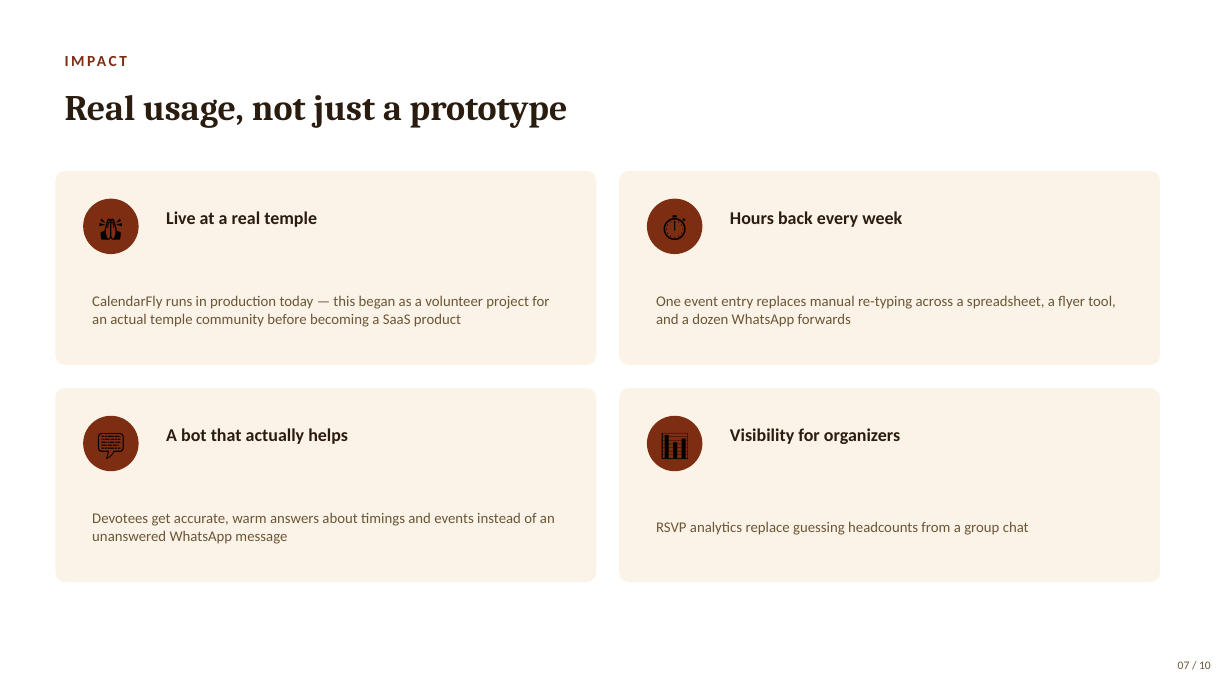
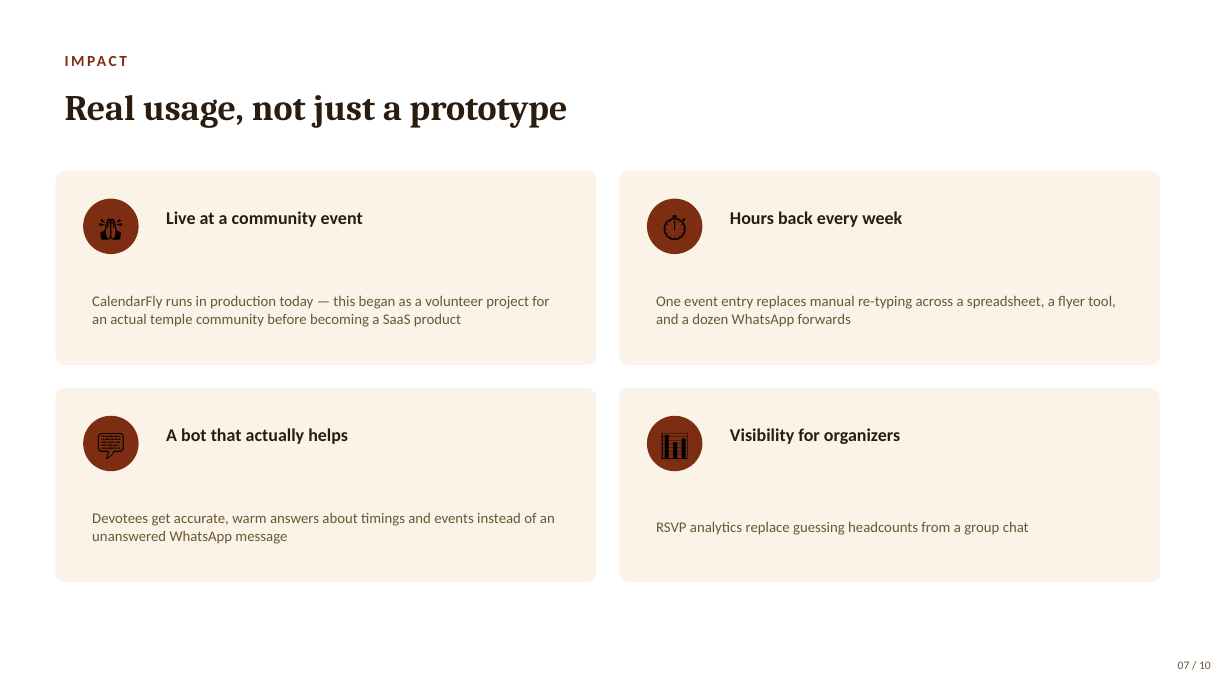
Before and after one commit to Jayasudhaa/CalendarFlyer, a slide deck: slide 7 of CalendarFly_Pitch_Deck (1).pptx. Drawn at 1232x693 pixels with LibreOffice and Linux fonts; fonts in the diff are those of the drawing. Boxes give left, top, right and bottom in pixels: in the first picture for what was removed or moved away, otherwise in the second. Text is boxed around its words. In the diff, an @@ line names an element or a change of style, - is before the commit and + after.

```diff
--- a/CalendarFly_Pitch_Deck (1).pptx
+++ b/CalendarFly_Pitch_Deck (1).pptx
@@ text at box(166, 211, 363, 227): text changed @@
-Live at a real temple
+Live at a community event
```
Also in this commit, not shown: 1 other slide changed.
